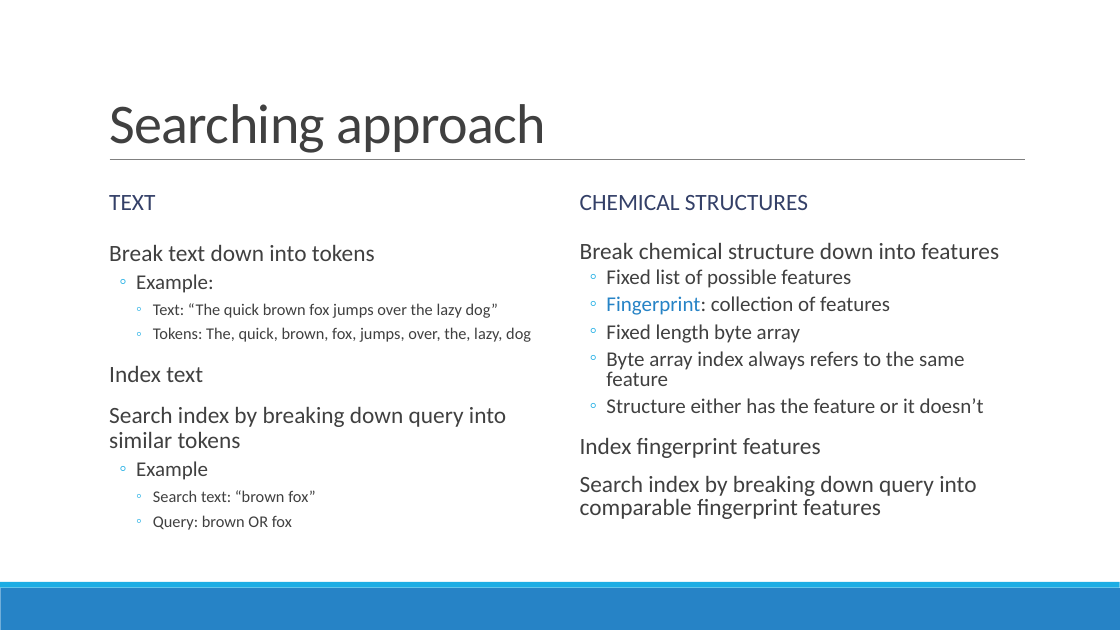
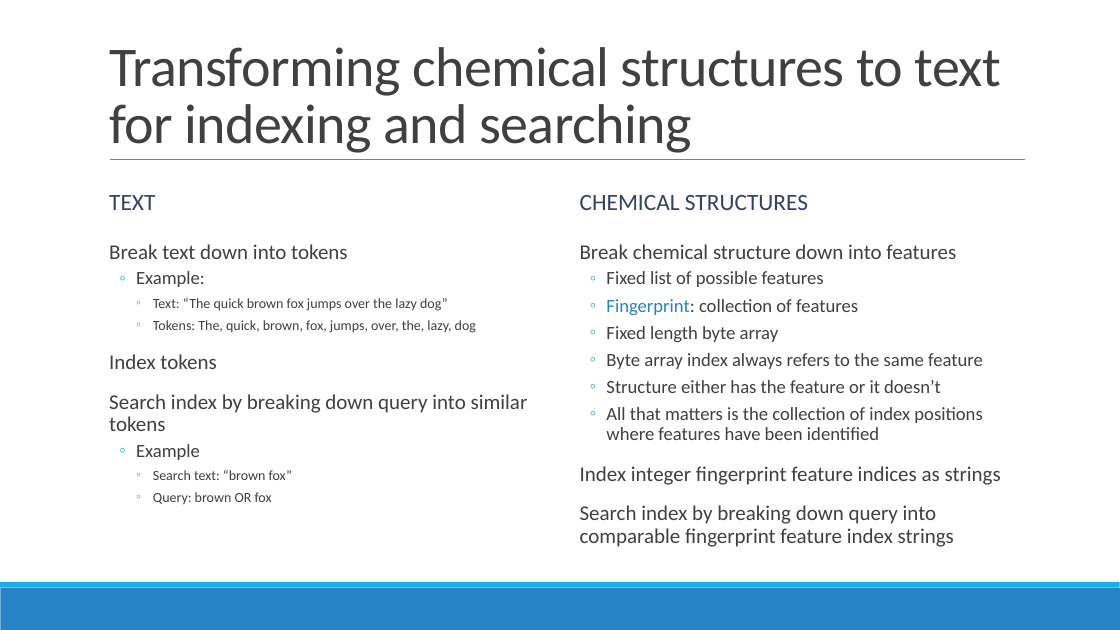
Before and after one commit to jvaneikeren/ChemicalStructureSearchingDemo, a slide deck: slide 9 of Presentation.pptx. Drawn at 1120x630 pixels with LibreOffice and Linux fonts; fonts in the diff are those of the drawing. Boxes give left, top, right and bottom in pixels: in the first picture for what was removed or moved away, otherwise in the second. Text is boxed around its words. In the diff, an @@ line names an element or a change of style, - is before the commit and + after.

Commit message:
Updated indexing implementation

```diff
--- a/Presentation.pptx
+++ b/Presentation.pptx
@@ title at (109,47,1002,153): text changed @@
-Searching approach
+Transforming chemical structures to text for indexing and searching
@@ text at (109,244,528,505): size 20 to 18 pt in "Break text down into tokens", "Search index by breaking down query into ..."; size 18 to 16 pt in "Example:", "Example"; size 14 to 12 pt in "Text: “The quick brown fox jumps over ...", "Tokens: The, quick, brown, fox, jumps, over, ...", "Search text: “brown fox”", "Query: brown OR fox" @@
@@ text at (580,244,983,393): size 20 to 18 pt in "Break chemical structure down into features"; size 18 to 16 pt in "Fixed list of possible features", "Fingerprint: collection of features", "Fixed length byte array", "Byte array index always refers to the ..." and 1 more places; line spacing 0.8 to 0.9 @@
@@ text at (109,354,216,369): text changed; size 20 to 18 pt @@
-  Index text
+  Index tokens
@@ text at (580,407,1001,547): text changed; size 20 to 18 pt @@
-  Index fingerprint features
-  Search index by breaking down query into comparable fingerprint features
+  ◦ All that matters is the collection of index positions where features have been identified
+  Index integer fingerprint feature indices as strings
+  Search index by breaking down query into comparable fingerprint feature index strings
```
Also in this commit, not shown: 4 other slides changed, 1 slide added, 1 slide removed, 13 other files.
